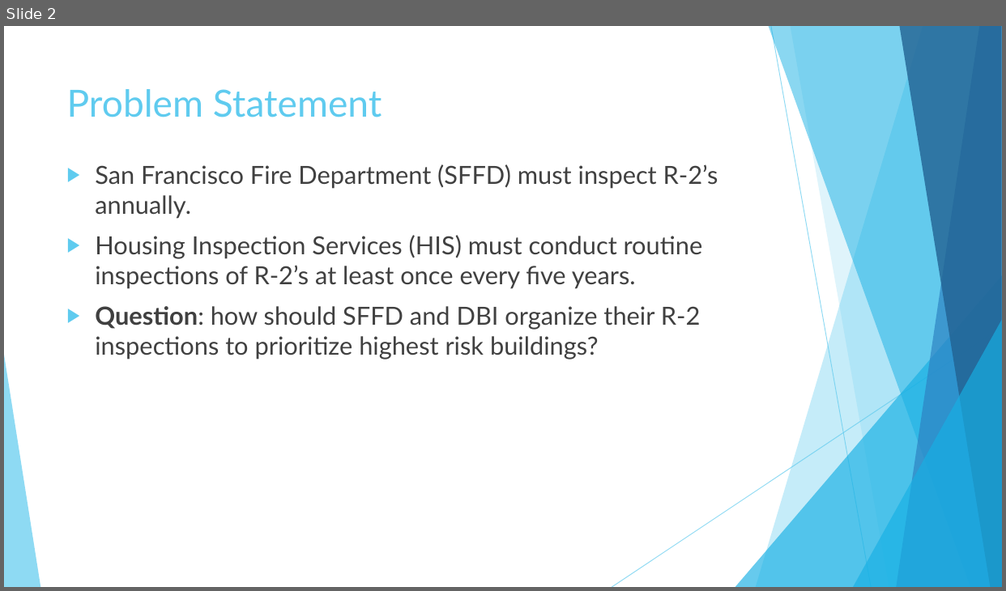
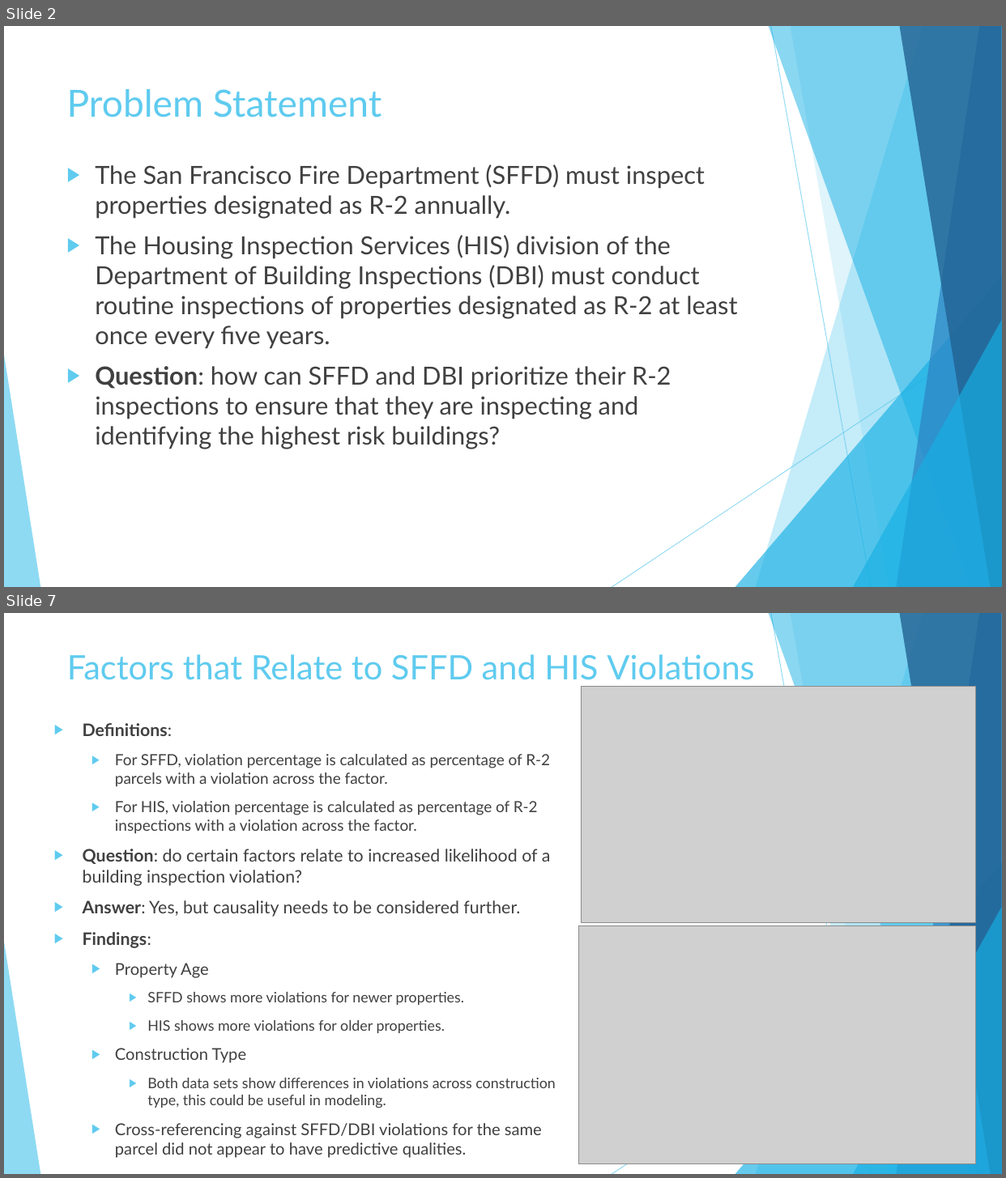
Before and after one commit to justinirving314/sfpd_ds_question, a slide deck: SFPD Interview Presentation.pptx. Shown one above the other, each under a label of ours: slide 2 before the commit, slides 2 and 7 after it; the slides between them are not shown. The pictures are 1006x591 and 1006x1178 pixels, drawn with LibreOffice and Linux fonts; fonts in the diff are those of the drawing; grey boxes stand for pictures. Boxes give left, top, right and bottom in pixels: in the first picture for what was removed or moved away, otherwise in the second. Text is boxed around its words. In the diff, an @@ line names an element or a change of style, - is before the commit and + after.

```diff
--- a/SFPD Interview Presentation.pptx
+++ b/SFPD Interview Presentation.pptx
@@ slide 7 added at (x1=4, y1=613, x2=1002, y2=1174), background #FFFFFF; not listed: 10 template elements that a slide beside it also shows @@
@@ title added at (x1=67, y1=654, x2=754, y2=680), 32.4 pt, text #5FCBEF @@
+Factors that Relate to SFFD and HIS Violations
@@ picture added at (x1=582, y1=686, x2=977, y2=923) @@
@@ text added at (x1=83, y1=723, x2=556, y2=1158), 14.8 pt, text #404040 @@
+▶ Definitions:
+  ▶ For SFFD, violation percentage is calculated as percentage of R-2 parcels with a violation across the factor.
+  ▶ For HIS, violation percentage is calculated as percentage of R-2 inspections with a violation across the factor.
+▶ Question: do certain factors relate to increased likelihood of a building inspection violation?
+▶ Answer: Yes, but causality needs to be considered further.
+▶ Findings:
+  ▶ Property Age
+    ▶ SFFD shows more violations for newer properties.
+    ▶ HIS shows more violations for older properties.
+  ▶ Construction Type
+    ▶ Both data sets show differences in violations across construction type, this could be useful in modeling.
+  ▶ Cross-referencing against SFFD/DBI violations for the same parcel did not appear to have predictive qualities.
@@ picture added at (x1=579, y1=926, x2=976, y2=1164) @@
@@ slide 2 changed as well @@
@@ text at (x1=95, y1=165, x2=737, y2=450): text changed @@
-▶ San Francisco Fire Department (SFFD) must inspect R-2’s annually.
-▶ Housing Inspection Services (HIS) must conduct routine inspections of R-2’s at least once every five years.
-▶ Question: how should SFFD and DBI organize their R-2 inspections to prioritize highest risk buildings?
+▶ The San Francisco Fire Department (SFFD) must inspect properties designated as R-2 annually.
+▶ The Housing Inspection Services (HIS) division of the Department of Building Inspections (DBI) must conduct routine inspections of properties designated as R-2 at least once every five years.
+▶ Question: how can SFFD and DBI prioritize their R-2 inspections to ensure that they are inspecting and identifying the highest risk buildings?
```
Also in this commit, not shown: 4 other slides changed, 6 other slides added, 4 slides removed, 29 other files.
